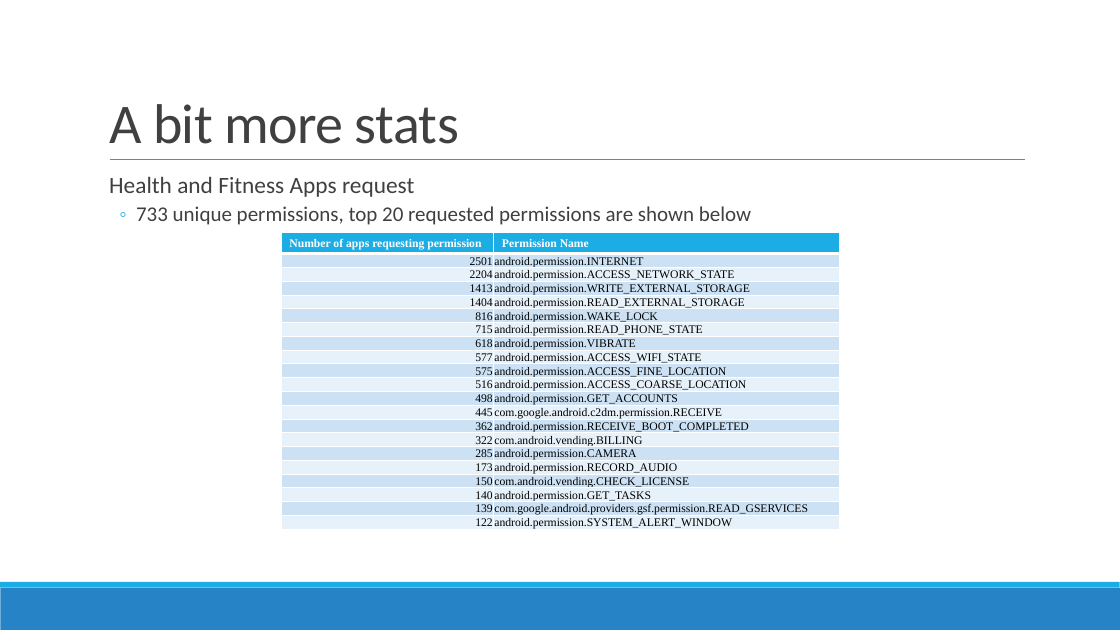
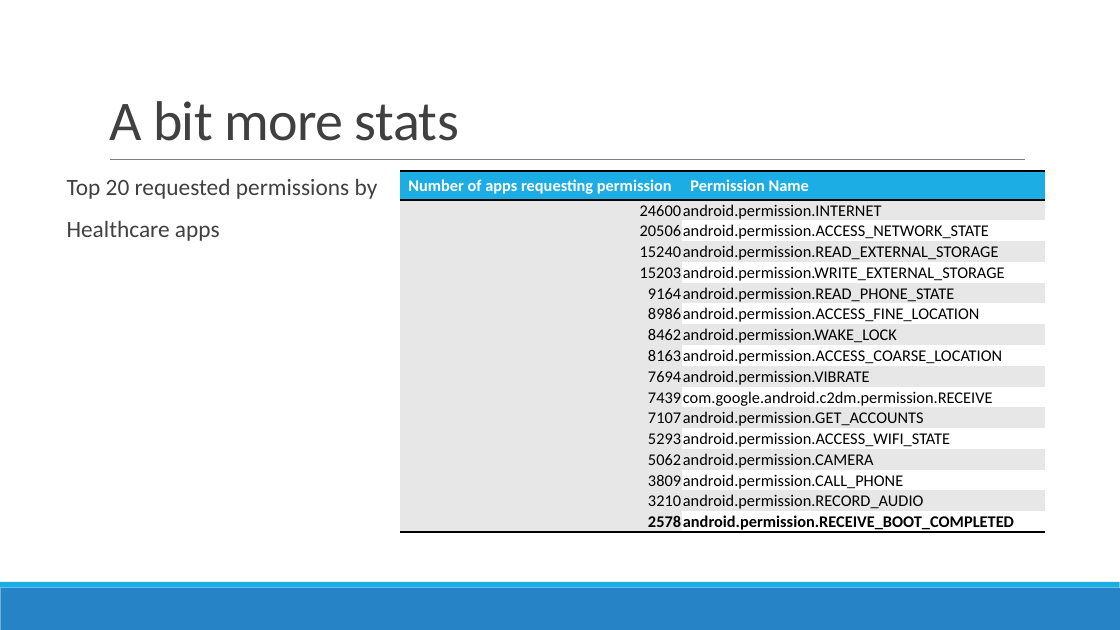
Before and after one commit to prajitdas/AndroidAnalytics, a slide deck: slide 4 of documentation/presentations/Google Play Store - Prajit.pptx (slide 5 before the commit). Drawn at 1120x630 pixels with LibreOffice and Linux fonts; fonts in the diff are those of the drawing. Boxes give left, top, right and bottom in pixels: in the first picture for what was removed or moved away, otherwise in the second. Text is boxed around its words. In the diff, an @@ line names an element or a change of style, - is before the commit and + after.

```diff
--- a/documentation/presentations/Google Play Store - Prajit.pptx
+++ b/documentation/presentations/Google Play Store - Prajit.pptx
@@ text added at [67, 179, 378, 241], 20 pt, text #404040 @@
+  Top 20 requested permissions by
+  Healthcare apps
@@ text removed at [109, 177, 751, 225] @@
-  Health and Fitness Apps request
-  ◦ 733 unique permissions, top 20 requested permissions are shown below
@@ table at [400, 171, 1045, 536] @@
-row 2: 2501 | android.permission.INTERNET
-row 3: 2204 | android.permission.ACCESS_NETWORK_STATE
-row 4: 1413 | android.permission.WRITE_EXTERNAL_STORAGE
-row 5: 1404 | android.permission.READ_EXTERNAL_STORAGE
-row 6: 816 | android.permission.WAKE_LOCK
-row 7: 715 | android.permission.READ_PHONE_STATE
-row 8: 618 | android.permission.VIBRATE
-row 9: 577 | android.permission.ACCESS_WIFI_STATE
-row 10: 575 | android.permission.ACCESS_FINE_LOCATION
-row 11: 516 | android.permission.ACCESS_COARSE_LOCATION
-row 12: 498 | android.permission.GET_ACCOUNTS
-row 13: 445 | com.google.android.c2dm.permission.RECEIVE
-row 14: 362 | android.permission.RECEIVE_BOOT_COMPLETED
-row 15: 322 | com.android.vending.BILLING
-row 16: 285 | android.permission.CAMERA
-row 17: 173 | android.permission.RECORD_AUDIO
-row 18: 150 | com.android.vending.CHECK_LICENSE
-row 19: 140 | android.permission.GET_TASKS
-row 20: 139 | com.google.android.providers.gsf.permission.READ_GSERVICES
-row 21: 122 | android.permission.SYSTEM_ALERT_WINDOW
+row 2: 24600 | android.permission.INTERNET
+row 3: 20506 | android.permission.ACCESS_NETWORK_STATE
+row 4: 15240 | android.permission.READ_EXTERNAL_STORAGE
+row 5: 15203 | android.permission.WRITE_EXTERNAL_STORAGE
+row 6: 9164 | android.permission.READ_PHONE_STATE
+row 7: 8986 | android.permission.ACCESS_FINE_LOCATION
+row 8: 8462 | android.permission.WAKE_LOCK
+row 9: 8163 | android.permission.ACCESS_COARSE_LOCATION
+row 10: 7694 | android.permission.VIBRATE
+row 11: 7439 | com.google.android.c2dm.permission.RECEIVE
+row 12: 7107 | android.permission.GET_ACCOUNTS
+row 13: 5293 | android.permission.ACCESS_WIFI_STATE
+row 14: 5062 | android.permission.CAMERA
+row 15: 3809 | android.permission.CALL_PHONE
+row 16: 3210 | android.permission.RECORD_AUDIO
+row 17: 2578 | android.permission.RECEIVE_BOOT_COMPLETED
@@ table: place and size @@
-table at [281, 233, 840, 553]
+table at [400, 171, 1045, 536]
```
Also in this commit, not shown: 9 other slides changed, 7 slides added, 3 slides removed, 4 other files.
